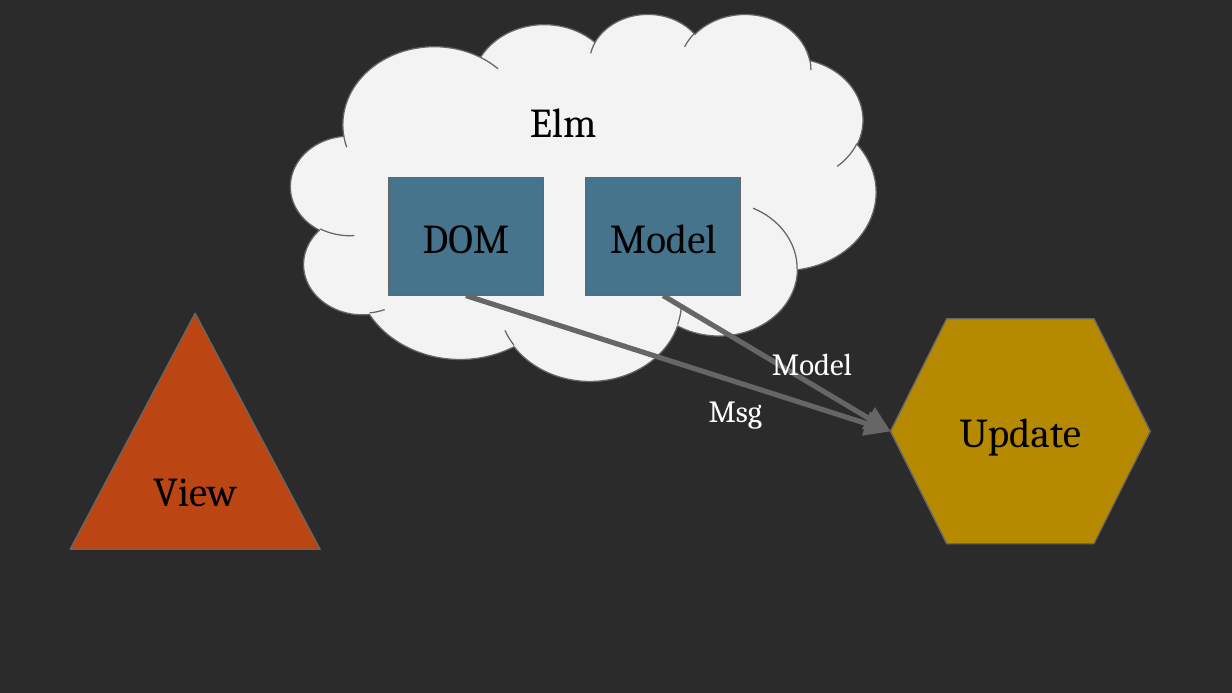
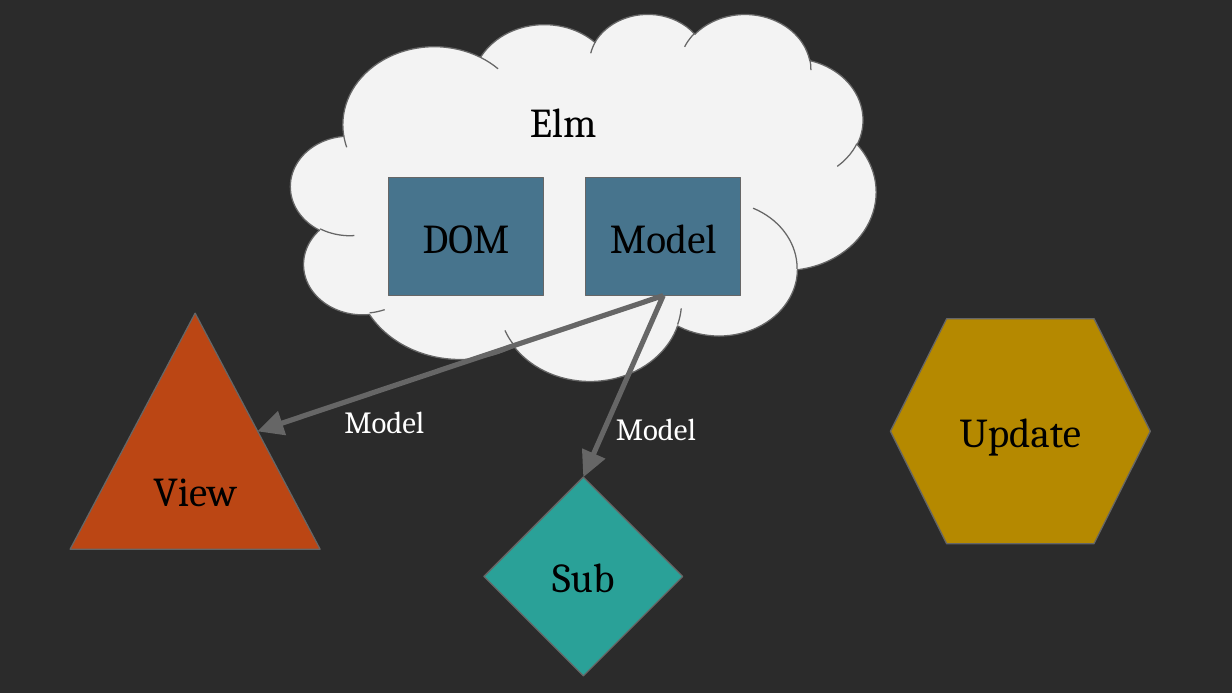
Before and after one commit to scameronde/elm-et2017, a slide deck: slide 49 of Elm.pptx (slide 29 before the commit). Drawn at 1232x693 pixels with LibreOffice and Linux fonts; fonts in the diff are those of the drawing; background and template pictures are left out; a plain dark background stands for a picture behind light text. Boxes give left, top, right and bottom in pixels: in the first picture for what was removed or moved away, otherwise in the second. Text is boxed around its words. In the diff, an @@ line names an element or a change of style, - is before the commit and + after.

```diff
--- a/Elm.pptx
+++ b/Elm.pptx
@@ arrow moved from (466, 296) - (891, 431) to (663, 296) - (257, 431) @@
@@ arrow moved from (663, 296) - (891, 431) to (663, 296) - (584, 477) @@
@@ text added at [344, 411, 424, 434], 18 pt, text #FFFFFF @@
+Model
@@ text "Model" rewrapped from [772, 353, 852, 382] to [616, 418, 696, 441] @@
@@ text removed at [709, 401, 763, 429] @@
-Msg
@@ diamond added at [484, 477, 683, 675], fill #2AA198, outline #666666 0.75 pt, 24 pt, text #000000 @@
+Sub
```
Also in this commit, not shown: 25 other slides changed, 9 slides added, 2 slides removed.
